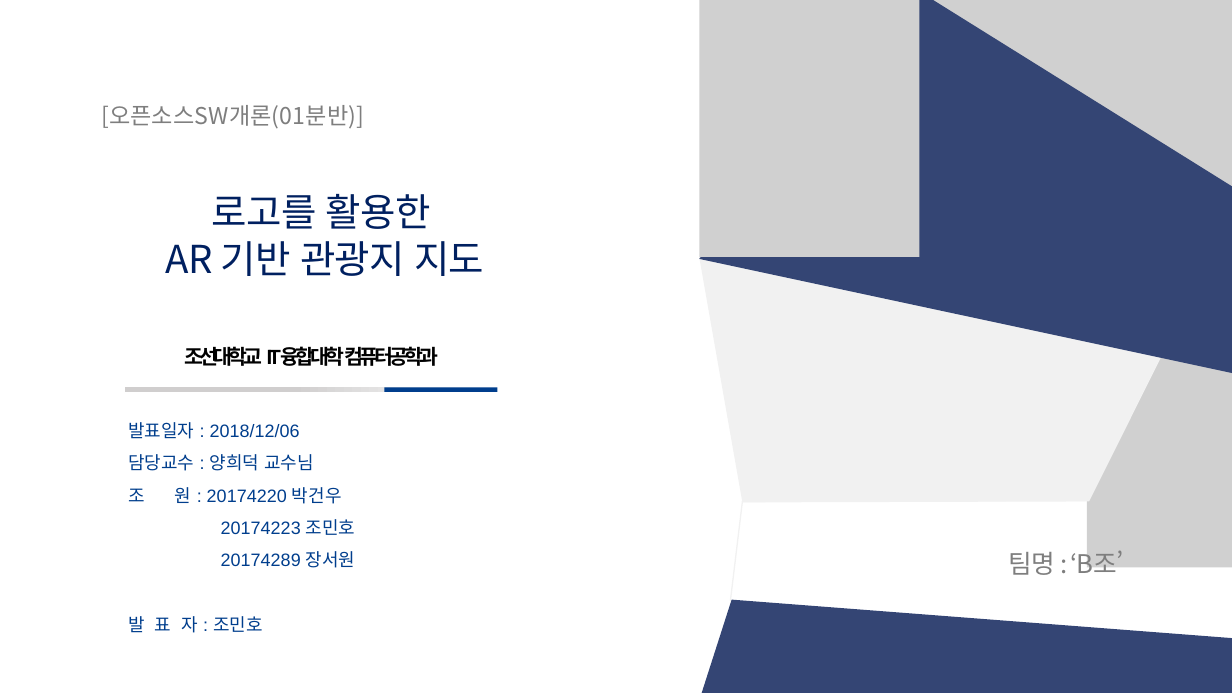
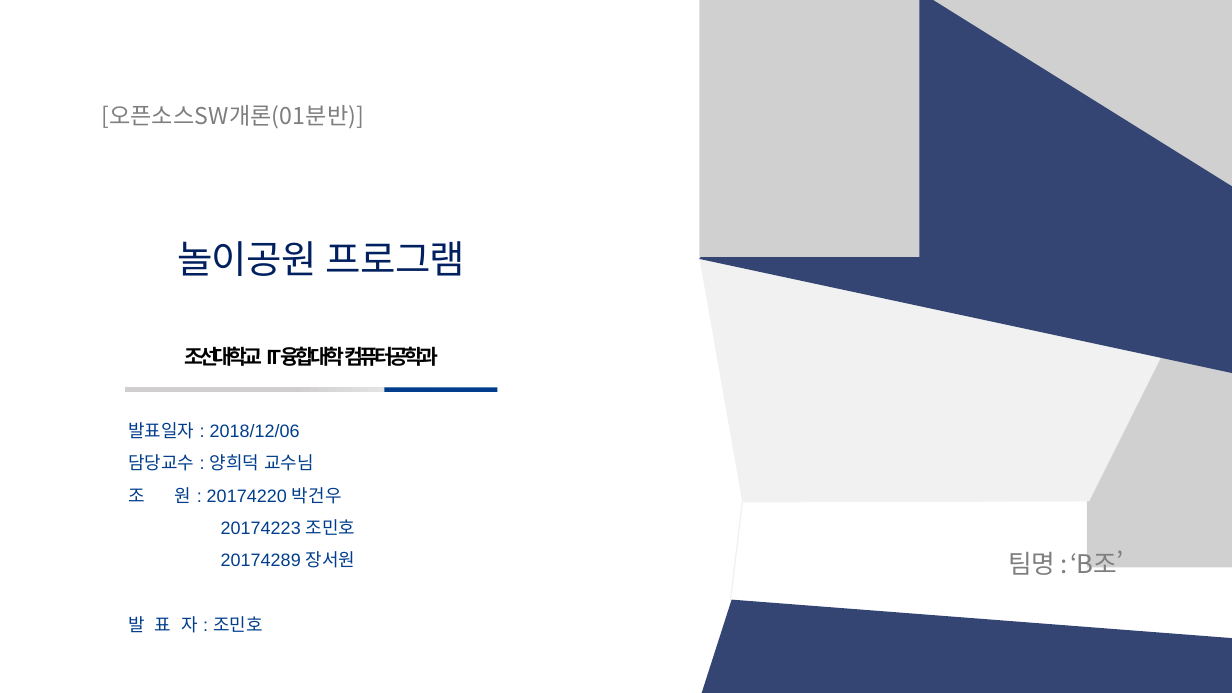
Before and after one commit to pgw3435/B, a slide deck: slide 1 of 오픈소스B.pptx. Drawn at 1232x693 pixels with LibreOffice and Linux fonts; fonts in the diff are those of the drawing; grey boxes stand for pictures. Boxes give left, top, right and bottom in pixels: in the first picture for what was removed or moved away, otherwise in the second. Text is boxed around its words. In the diff, an @@ line names an element or a change of style, - is before the commit and + after.

```diff
--- a/오픈소스B.pptx
+++ b/오픈소스B.pptx
@@ text at (x1=177, y1=241, x2=465, y2=276): text changed @@
-로고를 활용한
-AR 기반 관광지 지도
+놀이공원 프로그램
```
Also in this commit, not shown: 2 other slides changed.
